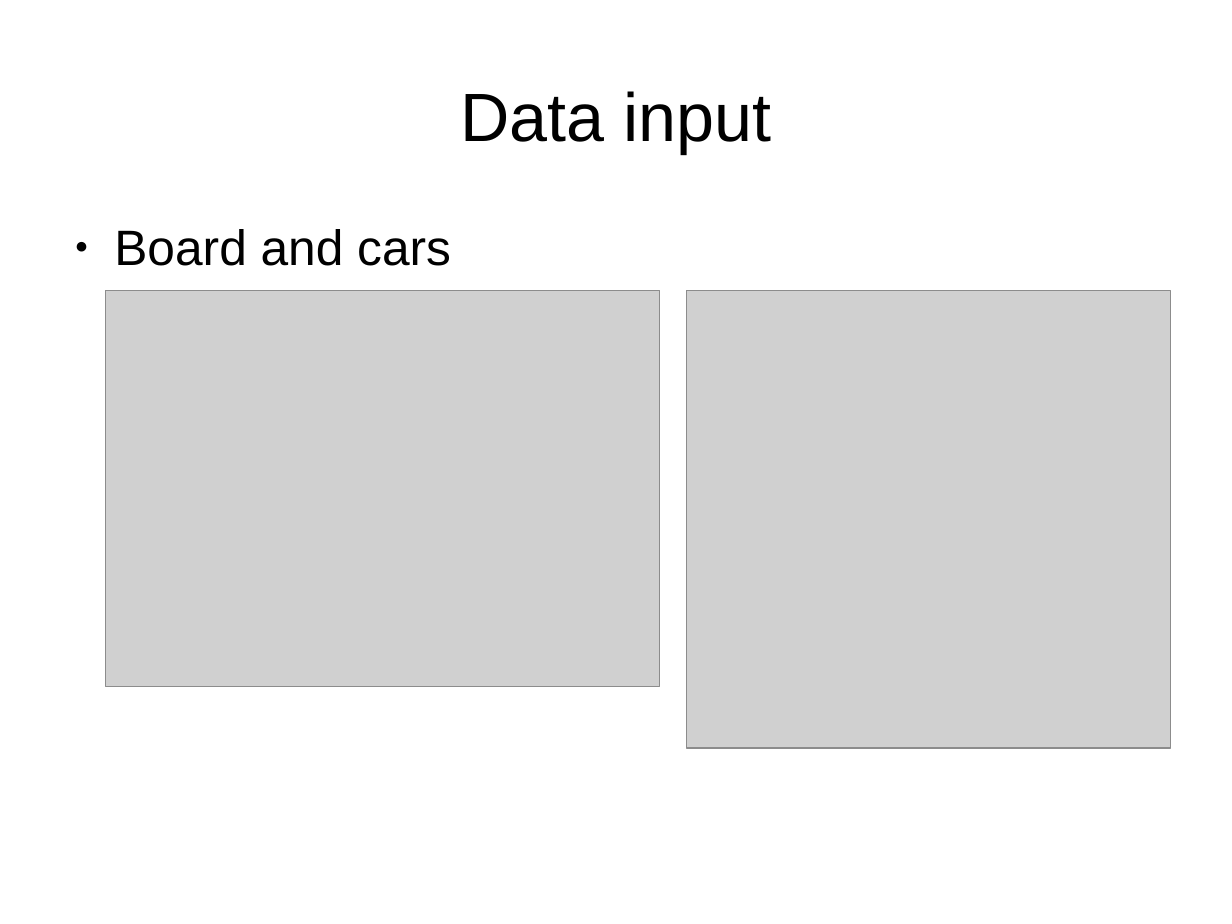
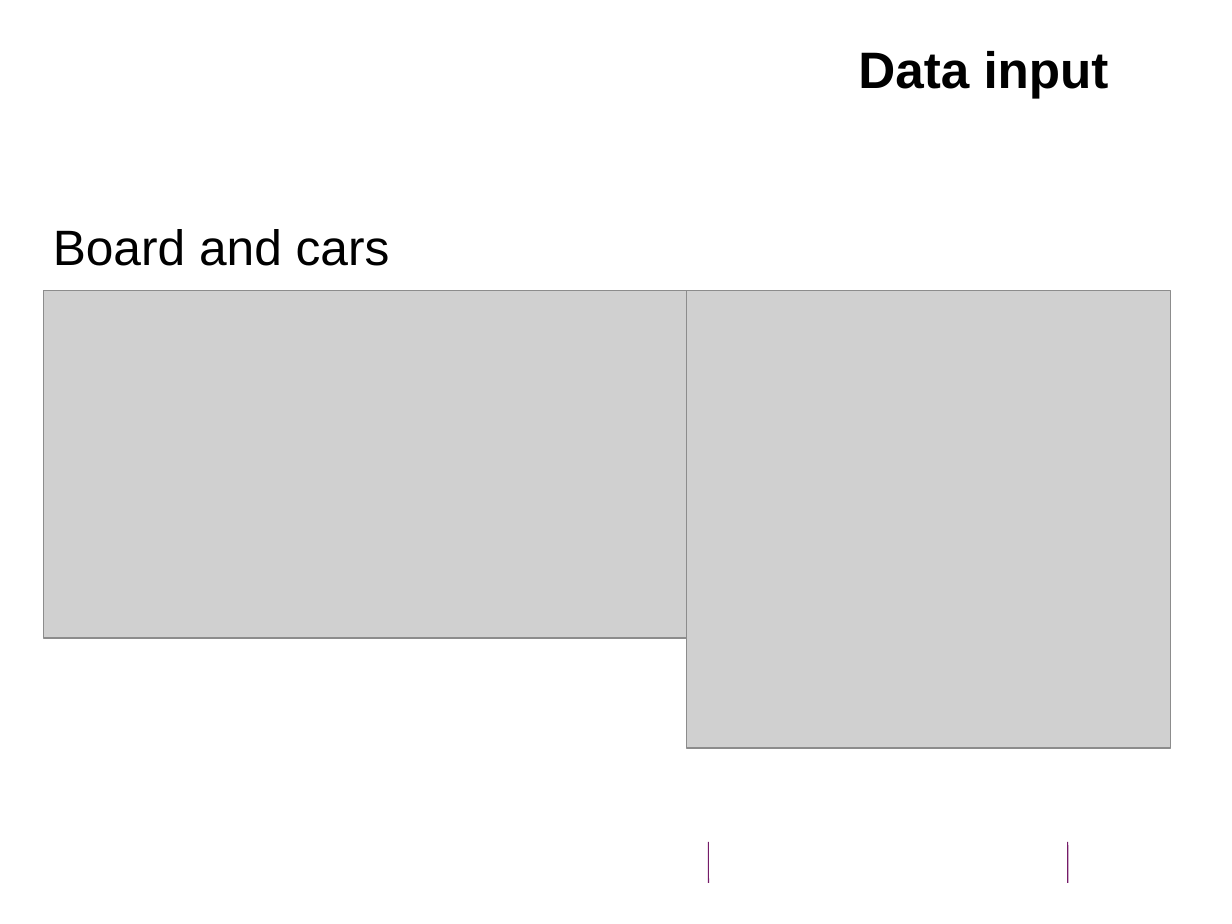
Before and after one commit to oekeur/MinProg_Heuristieken, a slide deck: slide 3 of Presentation rushhour week 4.odp. Drawn at 1232x924 pixels with LibreOffice and Linux fonts; fonts in the diff are those of the drawing; grey boxes stand for pictures; background and template pictures are left out. Boxes give left, top, right and bottom in pixels: in the first picture for what was removed or moved away, otherwise in the second. Text is boxed around its words. In the diff, an @@ line names an element or a change of style, - is before the commit and + after.

```diff
--- a/Presentation rushhour week 4.odp
+++ b/Presentation rushhour week 4.odp
@@ title "Data input": place and size @@
-title "Data input" at box(460, 91, 771, 153)
+title "Data input" at box(858, 51, 1109, 98)
@@ title "Data input" at box(858, 51, 1109, 98): size 44 to 33 pt, bold on; alignment centre to right; vertical alignment middle to top @@
@@ text "Board and cars": place and size @@
-text "Board and cars" at box(114, 229, 451, 266)
+text "Board and cars" at box(53, 229, 390, 266)
@@ text "Board and cars" at box(53, 229, 390, 266): bullet colour #000000 to #FFFFFF @@
@@ picture: place and size @@
-picture at box(105, 291, 660, 686)
+picture at box(44, 291, 686, 638)
@@ freeform shape added at box(709, 842, 709, 883), outline #751B68 0.74 pt @@
@@ freeform shape added at box(1068, 842, 1068, 883), outline #751B68 0.74 pt @@
```
Also in this commit, not shown: 5 other slides changed, 2 slides added, 2 slides removed, 1 other file.
